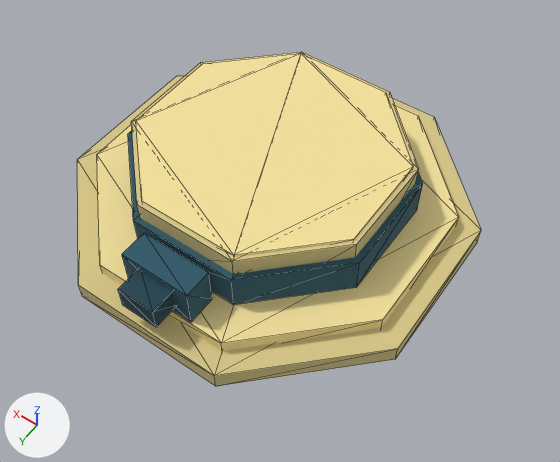
Before and after pictures for a commit that changed the glTF model src/main/resources/watch/models/cosmetics/wayfarer/straw_boater.glb.
The view is the same before and after, from a camera (50 mm lens) standing at (-0.377, 0.51, 2.298) and looking at (-0.04, 0.038, 1.556). Every picture has the same lights, and +X, +Y and +Z are marked at lower left. The older version comes first. Mesh edges are drawn as thin lines. Vertices at exactly the same position are counted once.

The first picture shows 'straw_boater_head.001'.
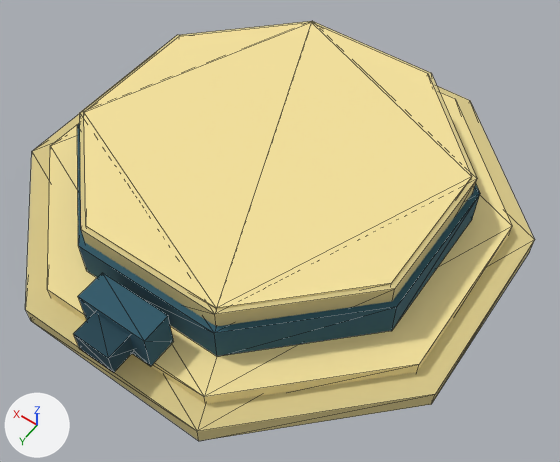
Pixel boxes [x1, y1, x2, y2] of what changed, in the pictures (560 x 462 px; the box of a moved part takes in the faces that stretch with it):
'straw_boater_head.001', reshaped (26% wider, 26% taller): before [77, 52, 481, 386]; after [25, 21, 534, 441]
part 1 of me_straw_boater_head_001, moved or reshaped: before [77, 76, 481, 386]; after [25, 86, 534, 441]
part 2 of me_straw_boater_head_001, moved or reshaped: before [131, 52, 418, 274]; after [80, 21, 477, 326]
part 3 of me_straw_boater_head_001, moved or reshaped: before [97, 105, 458, 351]; after [47, 92, 512, 404]
part 4 of me_straw_boater_head_001, moved or reshaped: before [136, 53, 413, 257]; after [84, 22, 472, 309]
part 5 of me_straw_boater_head_001, moved or reshaped: before [128, 131, 423, 305]; after [77, 123, 480, 356]
part 6 of me_straw_boater_head_001, moved or reshaped: before [122, 233, 212, 322]; after [78, 273, 173, 366]
part 7 of me_straw_boater_head_001, moved or reshaped: before [118, 270, 175, 327]; after [73, 313, 134, 373]

The change, as a diff of the scene's bpy script:
```diff
--- a/src/main/resources/watch/models/cosmetics/wayfarer/straw_boater.glb.py
+++ b/src/main/resources/watch/models/cosmetics/wayfarer/straw_boater.glb.py
@@ me_straw_boater_head_001 @@
 # used by ob_straw_boater_head_001; location = (0.0, 0.0, 0.0)
-me_straw_boater_head_001.from_pydata(...)  # 96 vertices, 162 faces; spans x -0.239..0.239, y -0.239..0.24, z 1.539..1.652
+me_straw_boater_head_001.from_pydata(...)  # 96 vertices, 162 faces; spans x -0.297..0.297, y -0.297..0.305, z 1.539..1.652
+# me_straw_boater_head_001 part 1: the loose piece of 16 vertices spanning x -0.239..0.239, y -0.239..0.239, z 1.539..1.563 is scaled about its middle by (1.24, 1.24, 1)
+# me_straw_boater_head_001 part 2: the loose piece of 16 vertices spanning x -0.158..0.158, y -0.158..0.158, z 1.551..1.65 is scaled about its middle by (1.38, 1.38, 1)
+# me_straw_boater_head_001 part 3: the loose piece of 16 vertices spanning x -0.211..0.211, y -0.211..0.211, z 1.55..1.58 is scaled about its middle by (1.28, 1.28, 1)
+# me_straw_boater_head_001 part 4: the loose piece of 16 vertices spanning x -0.152..0.152, y -0.152..0.152, z 1.632..1.652 is scaled about its middle by (1.4, 1.4, 1)
+# me_straw_boater_head_001 part 5: the loose piece of 16 vertices spanning x -0.165..0.165, y -0.165..0.165, z 1.579..1.627 is scaled about its middle by (1.37, 1.37, 1)
+# me_straw_boater_head_001 part 6: the loose piece of 8 vertices spanning x -0.045..0.045, y 0.173..0.209, z 1.579..1.631 is moved by (0.0, 0.065, 0.0)
+# me_straw_boater_head_001 part 7: the loose piece of 8 vertices spanning x -0.024..0.024, y 0.206..0.24, z 1.59..1.62 is moved by (0.0, 0.065, 0.0)
 me_straw_boater_head_001.materials.append(mat_straw_boater_main_dark)
```
